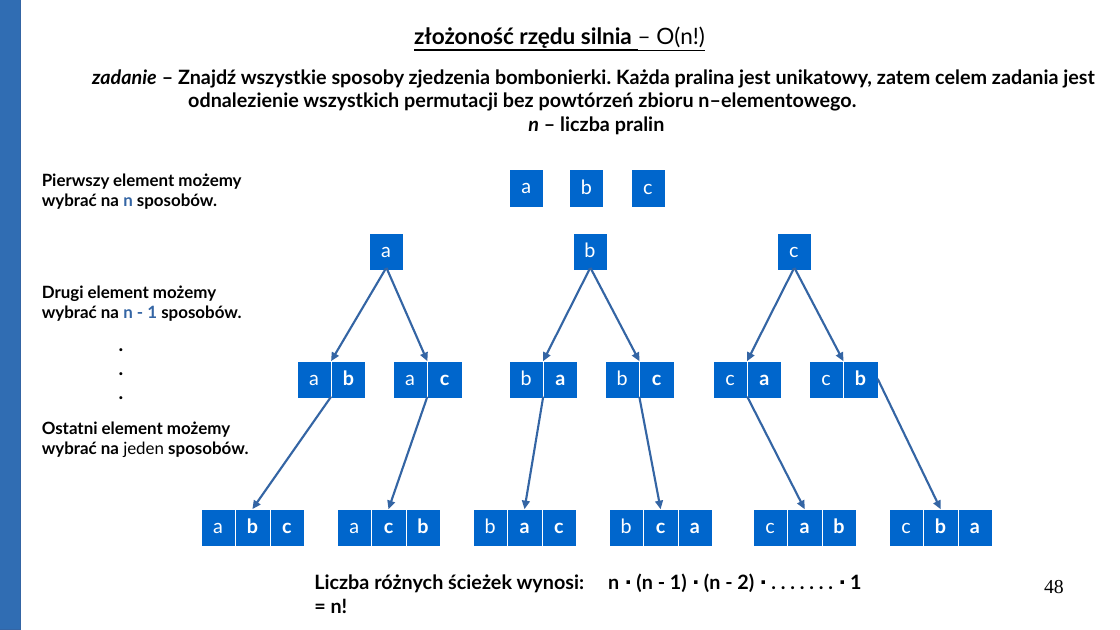
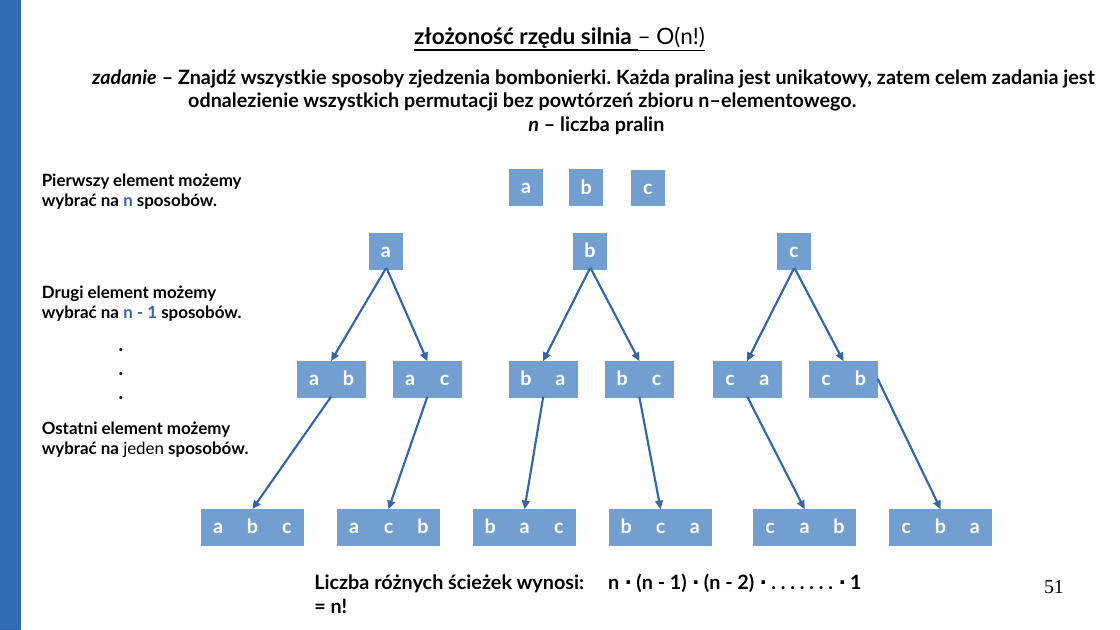
Before and after one commit to Michael-Wisniewski/algorithmic-workshop, a slide deck: slide 51 of gotowa.odp (slide 48 before the commit). Drawn at 1120x630 pixels with LibreOffice and Linux fonts; fonts in the diff are those of the drawing. Boxes give left, top, right and bottom in pixels: in the first picture for what was removed or moved away, otherwise in the second. Text is boxed around its words. In the diff, an @@ line names an element or a change of style, - is before the commit and + after.

```diff
--- a/gotowa.odp
+++ b/gotowa.odp
@@ table at [509, 170, 544, 205] @@
@@ fill #0066CC to #729FCF in row 1, column 1 @@
@@ bold on @@
@@ borders changed @@
@@ table at [569, 170, 604, 205] @@
@@ fill #0066CC to #729FCF in row 1, column 1 @@
@@ bold on @@
@@ borders changed @@
@@ table at [631, 170, 666, 206] @@
@@ fill #0066CC to #729FCF in row 1, column 1 @@
@@ bold on @@
@@ borders changed @@
@@ table at [369, 233, 403, 268] @@
@@ fill #0066CC to #729FCF in row 1, column 1 @@
@@ bold on @@
@@ borders changed @@
@@ table at [573, 233, 608, 268] @@
@@ fill #0066CC to #729FCF in row 1, column 1 @@
@@ bold on @@
@@ borders changed @@
@@ table at [777, 233, 812, 268] @@
@@ fill #0066CC to #729FCF in row 1, column 1 @@
@@ bold on @@
@@ borders changed @@
@@ table at [297, 361, 366, 396] @@
@@ fill #0066CC to #729FCF in row 1 @@
@@ bold on in "a" @@
@@ borders changed @@
@@ table at [393, 361, 462, 396] @@
@@ fill #0066CC to #729FCF in row 1 @@
@@ bold on in "a" @@
@@ borders changed @@
@@ table at [509, 361, 578, 396] @@
@@ fill #0066CC to #729FCF in row 1 @@
@@ bold on in "b" @@
@@ borders changed @@
@@ table at [605, 361, 674, 396] @@
@@ fill #0066CC to #729FCF in row 1 @@
@@ bold on in "b" @@
@@ borders changed @@
@@ table at [713, 361, 783, 396] @@
@@ fill #0066CC to #729FCF in row 1 @@
@@ bold on in "c" @@
@@ borders changed @@
@@ table at [809, 361, 878, 396] @@
@@ fill #0066CC to #729FCF in row 1 @@
@@ bold on in "c" @@
@@ borders changed @@
@@ table at [201, 509, 305, 545] @@
@@ fill #0066CC to #729FCF in row 1 @@
@@ bold on in "a" @@
@@ borders changed @@
@@ table at [337, 509, 441, 545] @@
@@ fill #0066CC to #729FCF in row 1 @@
@@ bold on in "a" @@
@@ borders changed @@
@@ table at [474, 509, 577, 545] @@
@@ fill #0066CC to #729FCF in row 1 @@
@@ bold on in "b" @@
@@ borders changed @@
@@ table at [609, 509, 712, 545] @@
@@ fill #0066CC to #729FCF in row 1 @@
@@ bold on in "b" @@
@@ borders changed @@
@@ table at [753, 509, 857, 545] @@
@@ fill #0066CC to #729FCF in row 1 @@
@@ bold on in "c" @@
@@ borders changed @@
@@ table at [889, 509, 993, 545] @@
@@ fill #0066CC to #729FCF in row 1 @@
@@ bold on in "c" @@
@@ borders changed @@
@@ page number at [1044, 580, 1064, 594]: text changed @@
-48
+51
```
Also in this commit, not shown: 21 other slides changed, 14 slides added, 1 slide removed, 4 other files.
